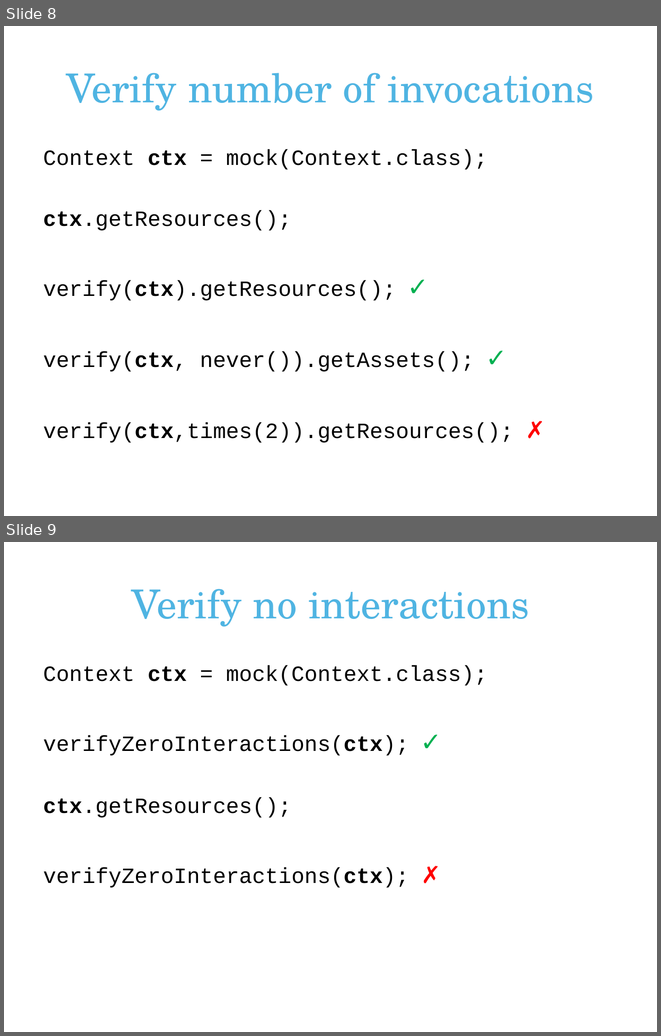
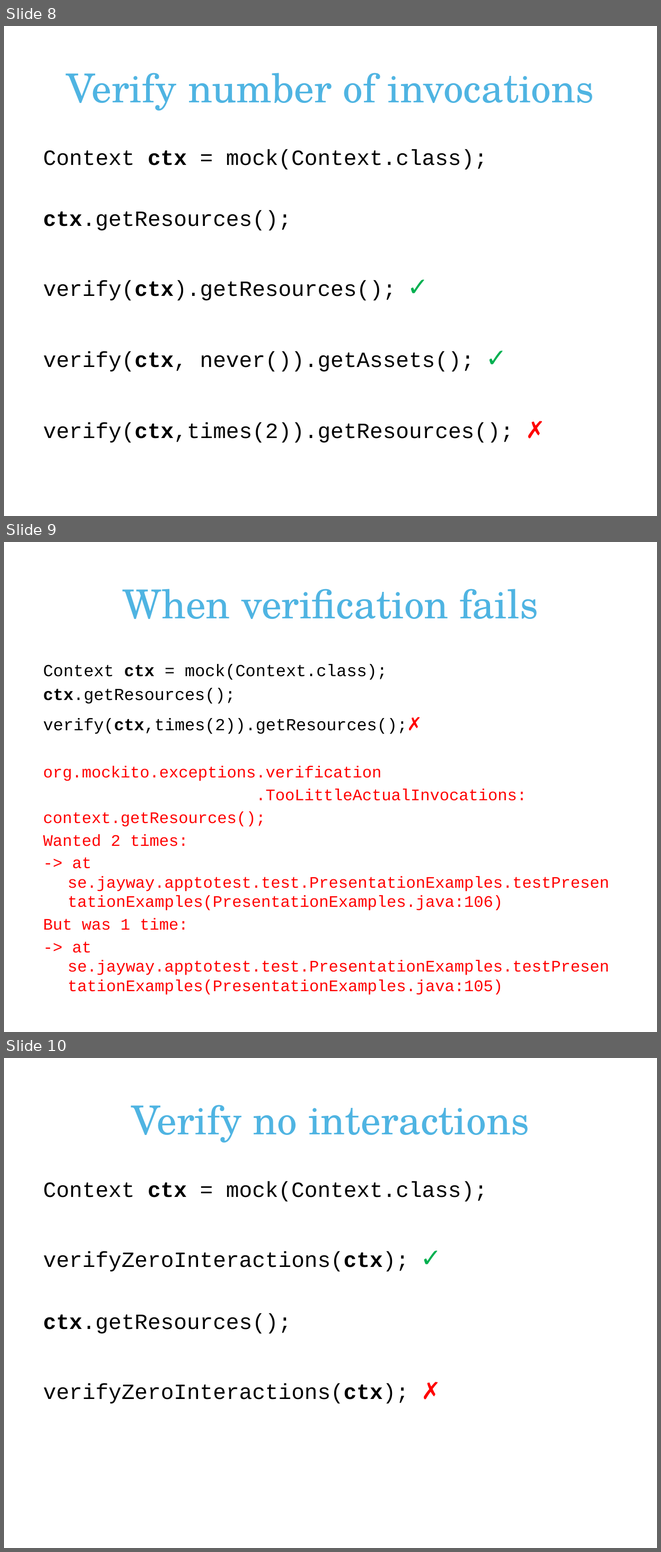
Before and after one commit to erjw/mockito-basic-lab, a slide deck: mockito-presentation.pptx. Shown one above the other, each under a label of ours: slides 8 and 9 before the commit, slides 8, 9 and 10 after it. The pictures are 661x1036 and 661x1552 pixels, drawn with LibreOffice and Linux fonts; fonts in the diff are those of the drawing; background and template pictures are left out. Boxes give left, top, right and bottom in pixels: in the first picture for what was removed or moved away, otherwise in the second. Text is boxed around its words. In the diff, an @@ line names an element or a change of style, - is before the commit and + after.

```diff
--- a/mockito-presentation.pptx
+++ b/mockito-presentation.pptx
@@ slide 9 added at (4, 542, 657, 1032), background #FFFFFF @@
@@ title added at (122, 589, 538, 619), 44 pt, text #4FB4E2 @@
+When verification fails
@@ text added at (43, 664, 609, 995), 17.8 pt, text #FF0000 @@
+Context ctx = mock(Context.class);
+ctx.getResources();
+verify(ctx,times(2)).getResources();✗
+org.mockito.exceptions.verification
+.TooLittleActualInvocations:
+context.getResources();
+Wanted 2 times:
+-> at se.jayway.apptotest.test.PresentationExamples.testPresentationExamples(PresentationExamples.java:106)
+But was 1 time:
+-> at se.jayway.apptotest.test.PresentationExamples.testPresentationExamples(PresentationExamples.java:105)
@@ what was slide 9 is now slide 10 @@
```
Also in this commit, not shown: 9 slides changed, 1 other slide added, 1 slide removed.
